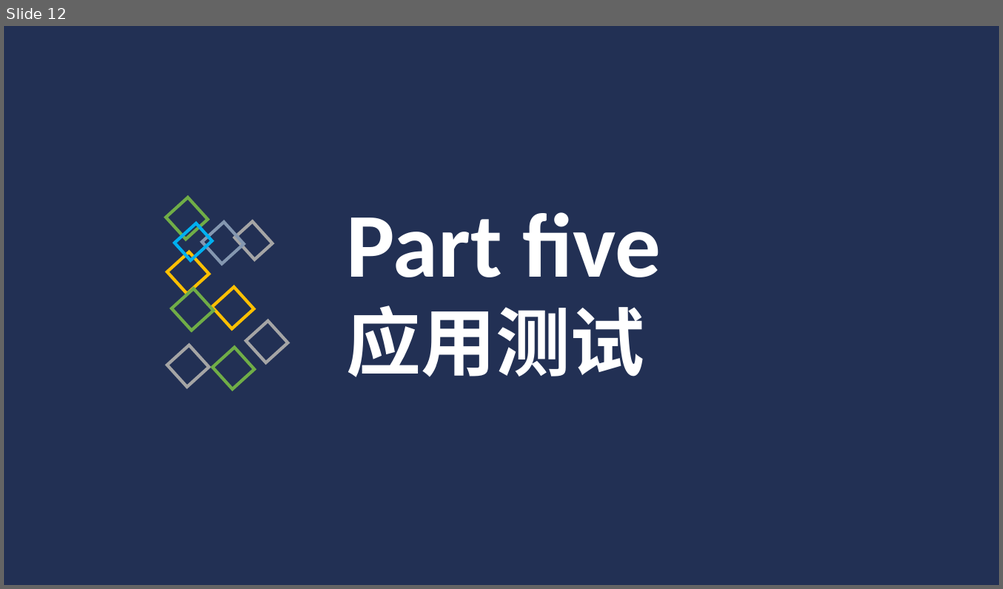
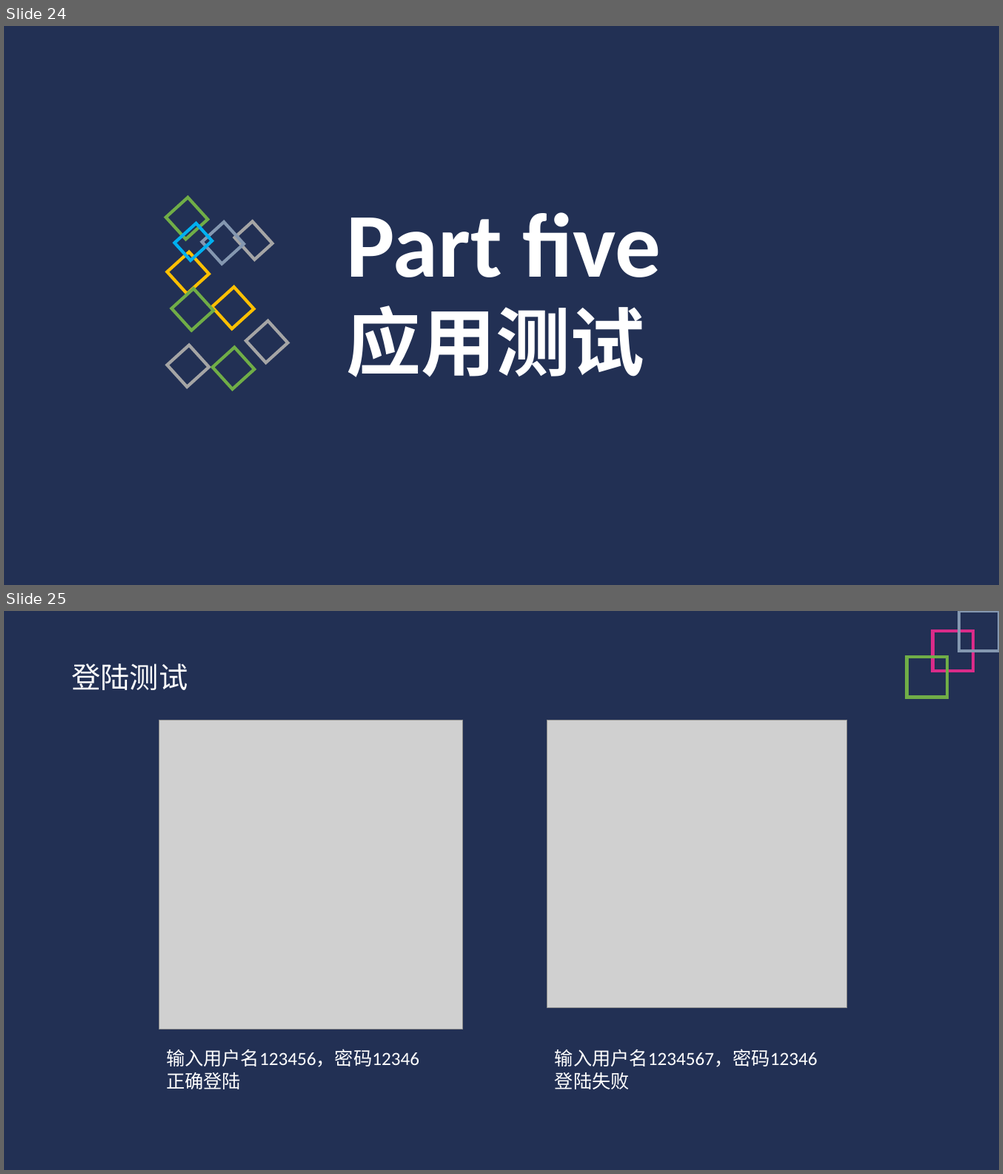
Before and after one commit to Glossy/WebEngineering, a slide deck: tasks/展示.pptx. Shown one above the other, each under a label of ours: slide 12 before the commit, slides 24 and 25 after it. The pictures are 1003x589 and 1003x1174 pixels, drawn with LibreOffice and Linux fonts; fonts in the diff are those of the drawing; grey boxes stand for pictures. Boxes give left, top, right and bottom in pixels: in the first picture for what was removed or moved away, otherwise in the second. Text is boxed around its words. In the diff, an @@ line names an element or a change of style, - is before the commit and + after.

```diff
--- a/tasks/展示.pptx
+++ b/tasks/展示.pptx
@@ slide 25 added at box(4, 611, 999, 1170), background #FFFFFF; not listed: 2 template elements that a slide beside it also shows @@
@@ rectangle added at box(933, 631, 973, 672), outline #DA2B89 3 pt @@
@@ rectangle added at box(959, 611, 999, 651), outline #8497B0 3 pt @@
@@ text added at box(72, 664, 188, 690), 28 pt, text #FFFFFF @@
+登陆测试
@@ rectangle added at box(907, 658, 947, 698), outline #70AD47 3 pt @@
@@ picture added at box(159, 721, 464, 1030) @@
@@ picture added at box(547, 721, 847, 1008) @@
@@ text added at box(166, 1049, 419, 1090), 18 pt, text #FFFFFF @@
+输入用户名123456，密码12346
+正确登陆
@@ text added at box(555, 1049, 817, 1090), 18 pt, text #FFFFFF @@
+输入用户名1234567，密码12346
+登陆失败
@@ what was slide 12 is now slide 24 @@
```
Also in this commit, not shown: 13 other slides added.
